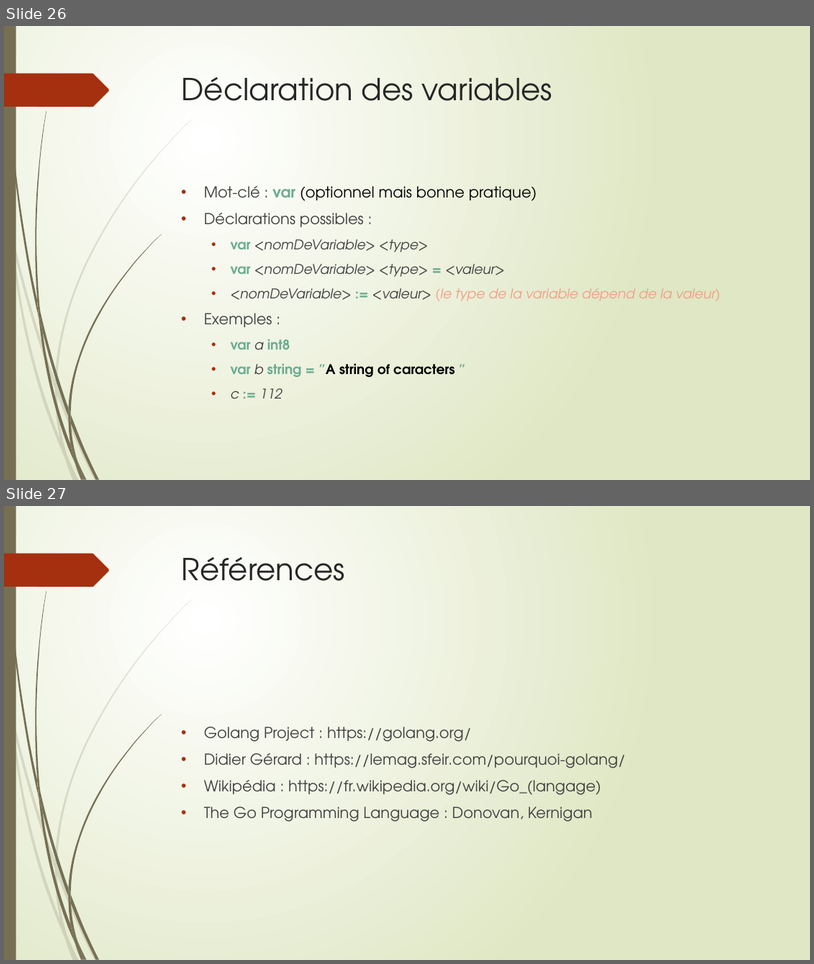
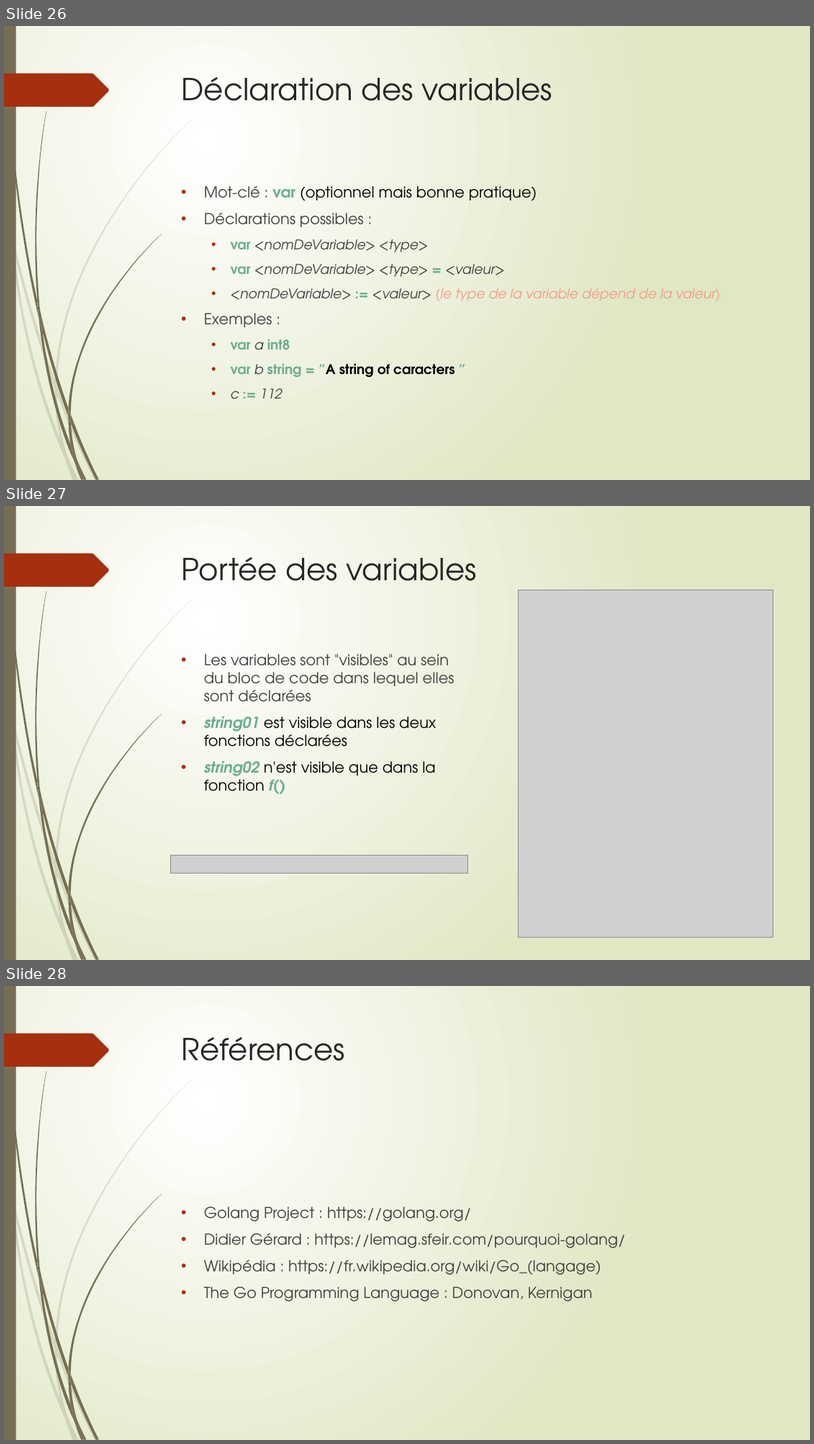
Before and after one commit to thierrydecker/learning-go, a slide deck: documentations/learning-go.pptx. Shown one above the other, each under a label of ours: slides 26 and 27 before the commit, slides 26, 27 and 28 after it. The pictures are 814x964 and 814x1444 pixels, drawn with LibreOffice and Linux fonts; fonts in the diff are those of the drawing; grey boxes stand for pictures. Boxes give left, top, right and bottom in pixels: in the first picture for what was removed or moved away, otherwise in the second. Text is boxed around its words. In the diff, an @@ line names an element or a change of style, - is before the commit and + after.

```diff
--- a/documentations/learning-go.pptx
+++ b/documentations/learning-go.pptx
@@ slide 27 added at (4,506,810,960), background gradient #FFFFFF to #DFE8C4; not listed: 24 template elements that a slide beside it also shows @@
@@ title added at (182,557,477,581), 36 pt, text #262626 @@
+Portée des variables
@@ picture added at (519,590,774,937) @@
@@ text added at (204,654,455,794), 18 pt, text #404040 @@
+• Les variables sont "visibles" au sein du bloc de code dans lequel elles sont déclarées
+• string01 est visible dans les deux fonctions déclarées
+• string02 n'est visible que dans la fonction f()
@@ picture added at (171,854,468,872) @@
@@ what was slide 27 is now slide 28 @@
```
Also in this commit, not shown: 1 other file.
